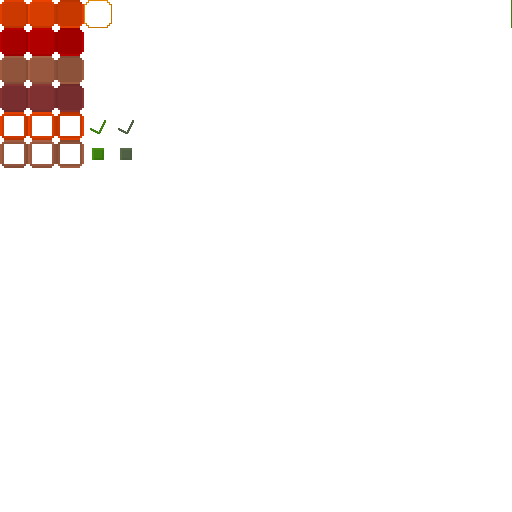
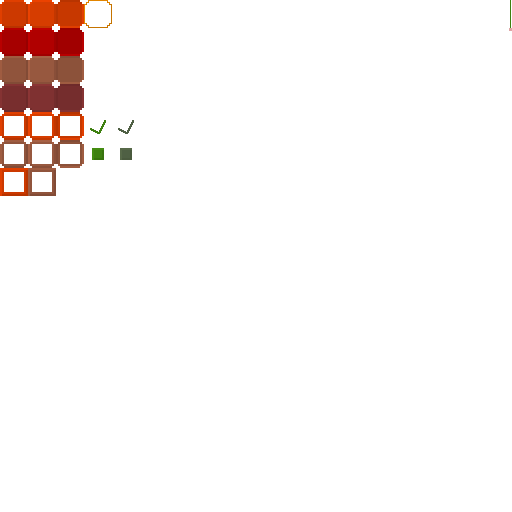
Layer changes from the first 512×512 image to the second:
painted on "Background" over [0, 0, 512, 196]
